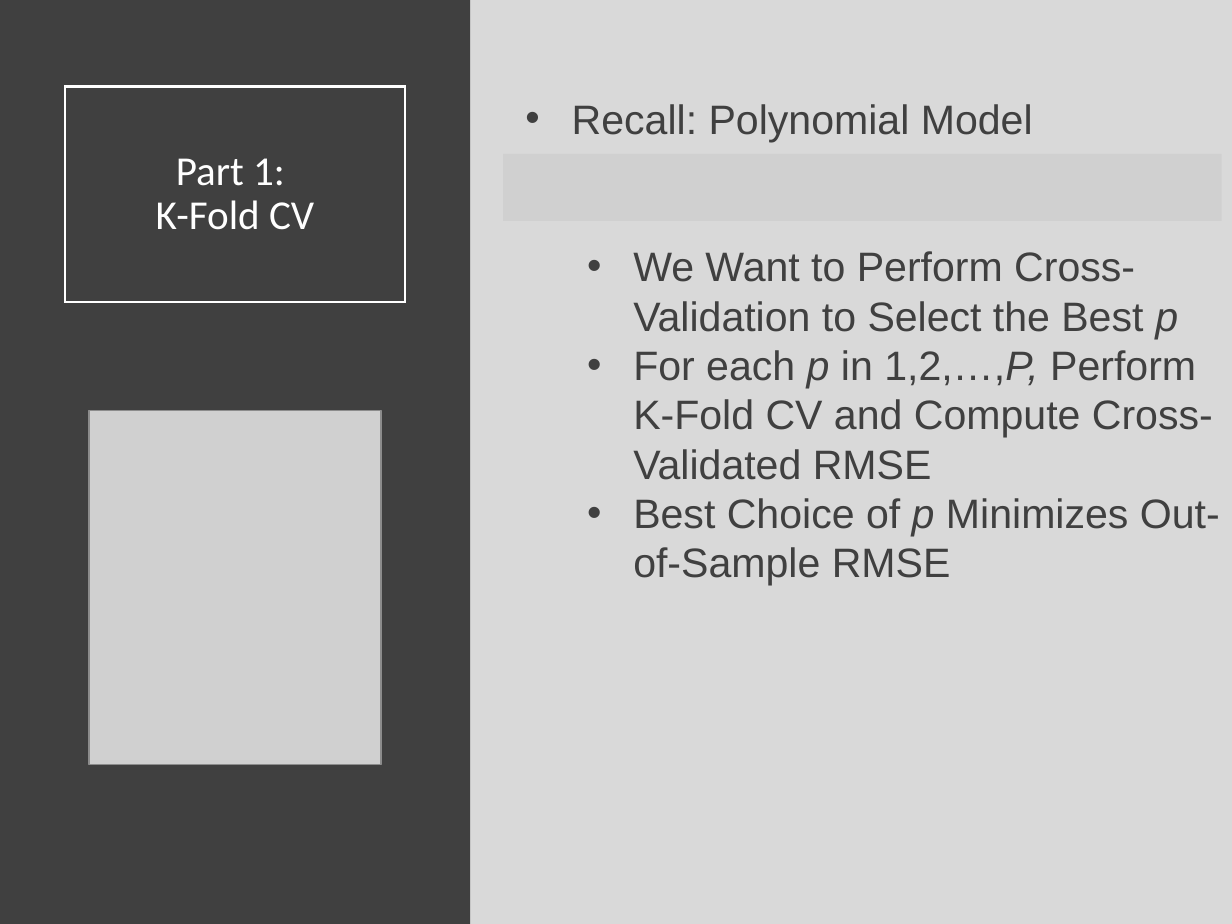
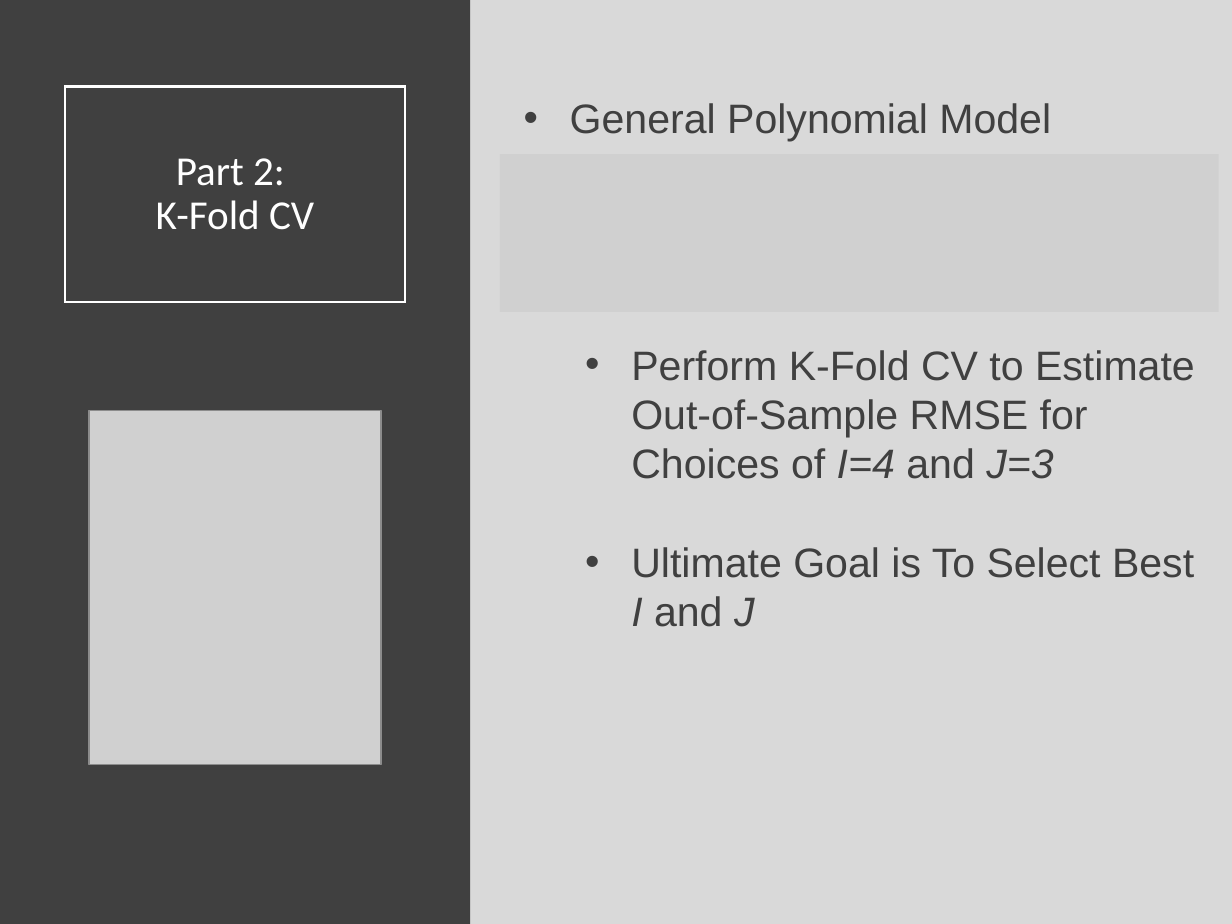
Before and after one commit to Yixf-Self/STOR320_WEBSITE, a slide deck: slide 15 of Lecture/Lecture 25/Lecture 25.pptx (slide 16 before the commit). Drawn at 1232x924 pixels with LibreOffice and Linux fonts; fonts in the diff are those of the drawing; grey boxes stand for pictures. Boxes give left, top, right and bottom in pixels: in the first picture for what was removed or moved away, otherwise in the second. Text is boxed around its words. In the diff, an @@ line names an element or a change of style, - is before the commit and + after.

Commit message:
Lecture 25 Commit

```diff
--- a/Lecture/Lecture 25/Lecture 25.pptx
+++ b/Lecture/Lecture 25/Lecture 25.pptx
@@ text at [570,103,1195,627]: text changed @@
-• Recall: Polynomial Model
-  • We Want to Perform Cross-Validation to Select the Best p
-  • For each p in 1,2,…,P, Perform K-Fold CV and Compute Cross-Validated RMSE
-  • Best Choice of p Minimizes Out-of-Sample RMSE
+• General Polynomial Model
+  • Perform K-Fold CV to Estimate Out-of-Sample RMSE for Choices of I=4 and J=3
+  • Ultimate Goal is To Select Best I and J
@@ title at [156,158,314,230]: text changed @@
-Part 1:
-K-Fold CV
+Part 2:
+K-Fold CV
@@ picture: place and size @@
-picture at [503,154,1221,221]
+picture at [500,154,1218,312]
```
Also in this commit, not shown: 3 other slides changed, 6 slides added, 2 slides removed, 13 other files.
